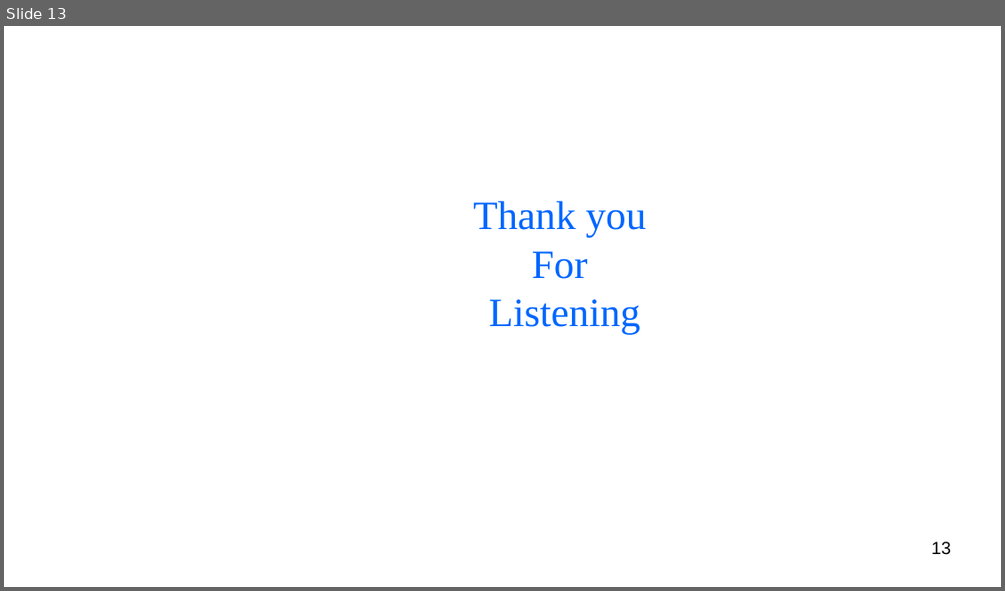
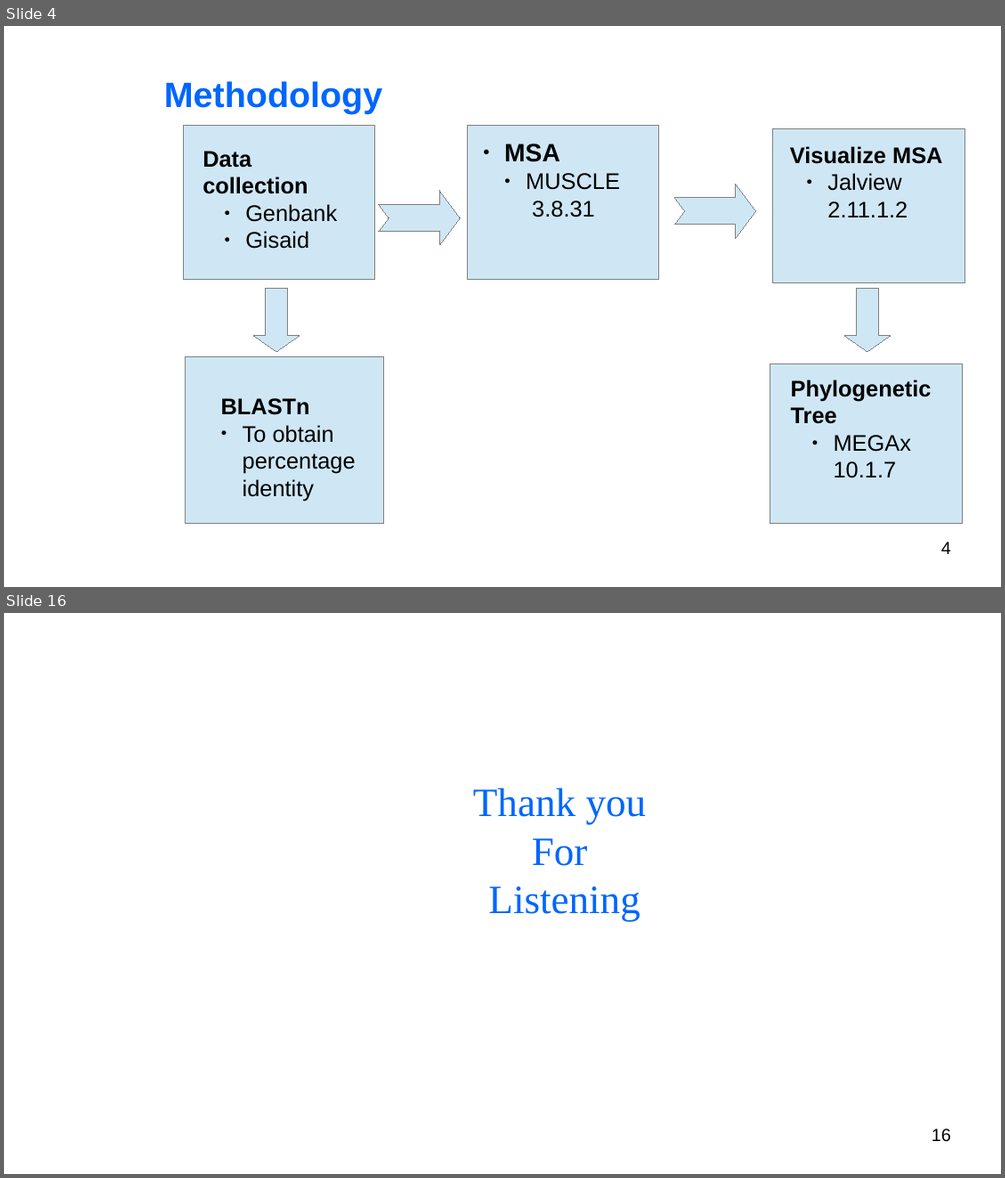
Before and after one commit to BryanAbuchery/Group_Project, a slide deck: Group_presentation.odp. Shown one above the other, each under a label of ours: slide 13 before the commit, slides 4 and 16 after it; the slides between them are not shown. The pictures are 1005x591 and 1005x1178 pixels, drawn with LibreOffice and Linux fonts; fonts in the diff are those of the drawing; background and template pictures are left out. Boxes give left, top, right and bottom in pixels: in the first picture for what was removed or moved away, otherwise in the second. Text is boxed around its words. In the diff, an @@ line names an element or a change of style, - is before the commit and + after.

```diff
--- a/Group_presentation.odp
+++ b/Group_presentation.odp
@@ slide 4 added at (4, 26, 1001, 587), background picture (left out) @@
@@ title added at (164, 81, 382, 114), 28 pt, text #0066FF, bold @@
+Methodology
@@ rectangle added at (183, 126, 375, 280), fill #CFE7F5, outline #808080 0 pt @@
@@ rectangle added at (467, 126, 659, 280), fill #CFE7F5, outline #808080 0 pt @@
@@ rectangle added at (773, 129, 965, 283), fill #CFE7F5, outline #808080 0 pt @@
@@ text added at (202, 151, 337, 248), 18 pt, text #000000, bold @@
+Data collection
+  ● Genbank
+  ● Gisaid
@@ text added at (504, 143, 620, 217), 18 pt, text #000000 @@
+● MSA
+  ● MUSCLE 3.8.31
@@ text added at (790, 146, 942, 217), 18 pt, text #000000 @@
+Visualize MSA
+  ● Jalview 2.11.1.2
@@ freeform shape added at (674, 184, 756, 238), fill #CFE7F5, outline #808080 0 pt @@
@@ freeform shape added at (379, 191, 460, 245), fill #CFE7F5, outline #808080 0 pt @@
@@ down arrow added at (254, 289, 299, 352), fill #CFE7F5, outline #808080 0 pt @@
@@ down arrow added at (845, 289, 890, 352), fill #CFE7F5, outline #808080 0 pt @@
@@ rectangle added at (185, 357, 384, 524), fill #CFE7F5, outline #808080 0 pt @@
@@ rectangle added at (771, 363, 963, 524), fill #CFE7F5, outline #808080 0 pt @@
@@ text added at (221, 398, 334, 443), 18 pt, text #000000 @@
+BLASTn
+● To obtain percentageidentity
@@ text added at (791, 379, 931, 478), 18 pt, text #000000, bold @@
+Phylogenetic Tree
+  ● MEGAx 10.1.7
@@ page number added at (941, 541, 951, 554), 14 pt, text #000000 @@
+4
@@ what was slide 13 is now slide 16 @@
@@ page number at (931, 1128, 951, 1142): text changed @@
-13
+16
```
Also in this commit, not shown: 9 slides changed, 5 other slides added, 3 slides removed.
